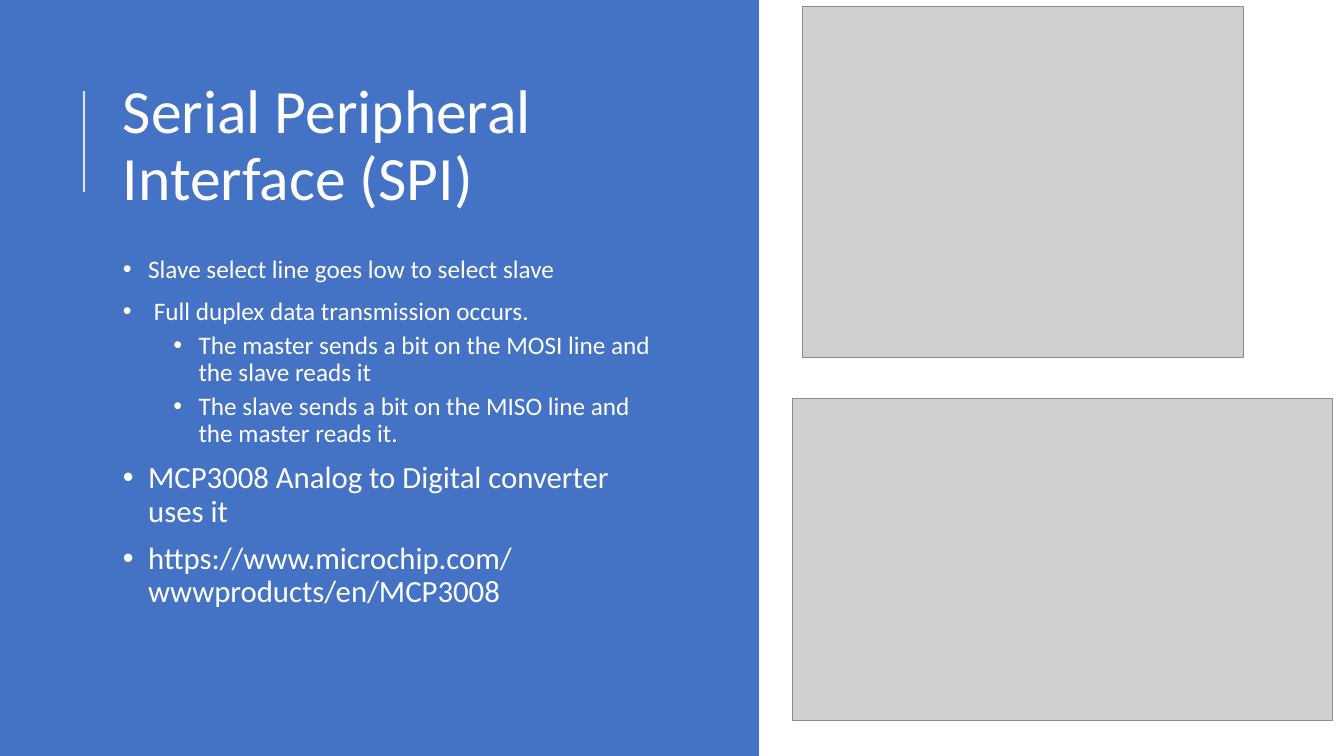
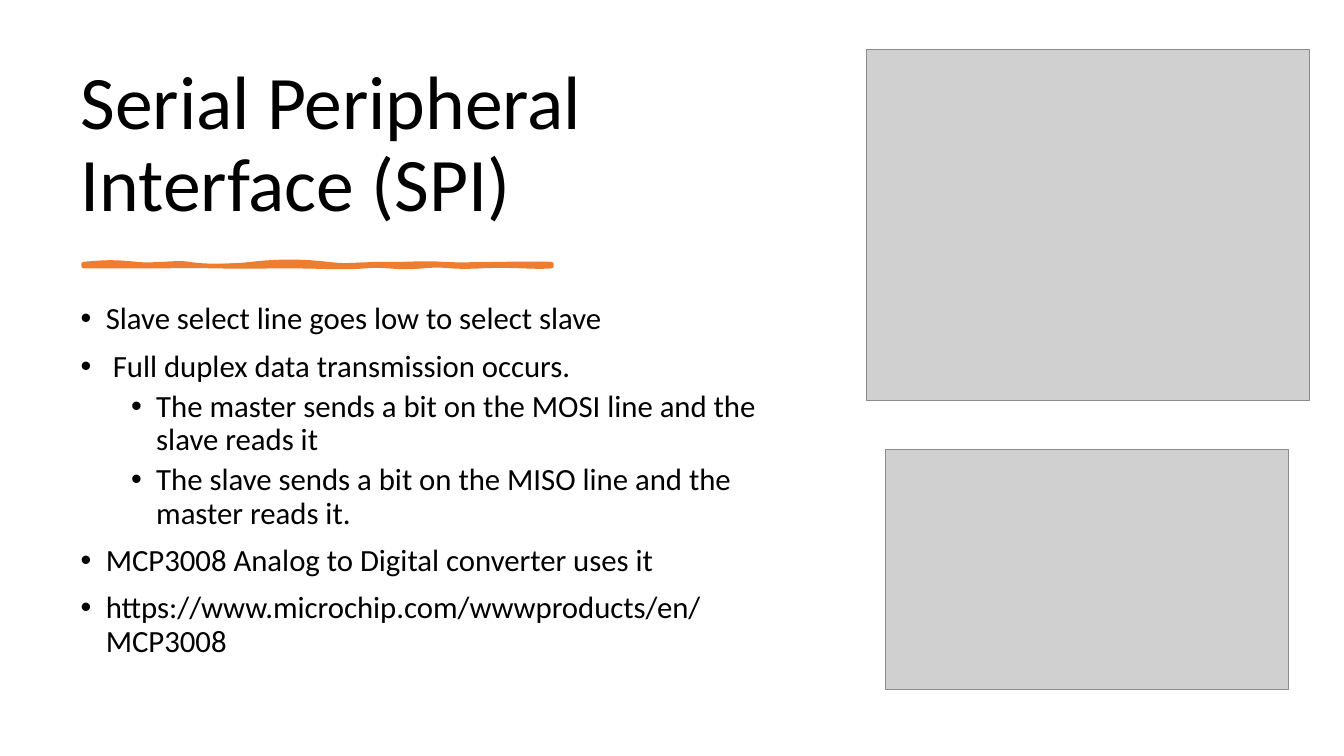
Before and after one commit to fxwalsh/IoT-Protocols-2026, a slide deck: slide 17 of topic-04/talk-4/Serial Bus Comms.pptx. Drawn at 1344x756 pixels with LibreOffice and Linux fonts; fonts in the diff are those of the drawing; grey boxes stand for pictures. Boxes give left, top, right and bottom in pixels: in the first picture for what was removed or moved away, otherwise in the second. Text is boxed around its words. In the diff, an @@ line names an element or a change of style, - is before the commit and + after.

```diff
--- a/topic-04/talk-4/Serial Bus Comms.pptx
+++ b/topic-04/talk-4/Serial Bus Comms.pptx
@@ rectangle removed at (x1=0, y1=0, x2=759, y2=756) @@
@@ title "Serial Peripheral Interface (SPI)" moved from (x1=123, y1=90, x2=531, y2=209) to (x1=81, y1=76, x2=581, y2=222) @@
@@ title "Serial Peripheral Interface (SPI)" at (x1=81, y1=76, x2=581, y2=222): size 44 to 54 pt, text colour #FFFFFF to #000000; vertical alignment middle to bottom @@
@@ picture moved from (x1=803, y1=7, x2=1244, y2=358) to (x1=867, y1=49, x2=1310, y2=400) @@
@@ line removed from (84, 192) to (84, 91) @@
@@ freeform shape added at (x1=84, y1=264, x2=552, y2=266), fill #ED7D31, outline #ED7D31 3.25 pt @@
@@ text "Slave select line goes low ..." moved from (x1=148, y1=260, x2=650, y2=607) to (x1=106, y1=307, x2=756, y2=653) @@
@@ text "Slave select line goes low ..." at (x1=106, y1=307, x2=756, y2=653): size 18 to 22 pt in "Slave select line goes low to select ...", "Full duplex data transmission occurs.", "The master sends a bit on the ...", "The slave sends a bit on the ..."; text colour #FFFFFF to #000000 @@
@@ picture resized from (x1=792, y1=399, x2=1333, y2=721) to (x1=886, y1=450, x2=1290, y2=690) @@
```
Also in this commit, not shown: 5 other slides changed, 36 other files.
